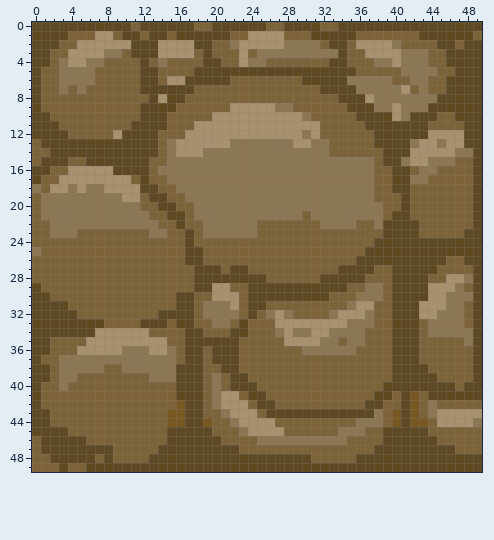
Pixel-art sprite, stored at assets/surfaces/hill.png. The picture above is the old version.
The file is 50x50 pixels.
Now the later version:
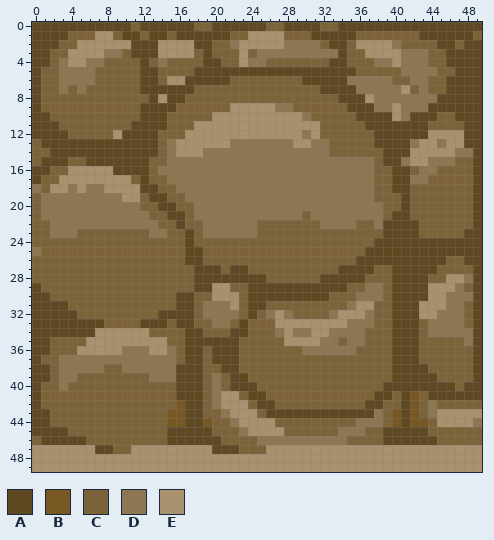
Palette (. is transparent): A #5e4923  B #775822  C #7d6339  D #8d7652  E #a8916d
The edit:
@@ x 0..49 @@
 46 CAAAAACCCCCCCCCAAAAAACCCCDDDDDDDDDDCCCCAAAAAACCCCC
-47 CAAAAAAAACCCCCAAAAAAAAACCCCCCCCCCCCCCCAAAAAAAAACCC
-48 CCAAAAACACCCCAAAAAAAAAAAAAAAAAACCCCCAAAAAAAAAAAAAA
-49 CCCACCAAAAAAAAAAAAAAAAAAAAAAAAAAAAAAAAAAAAAAAAAAAA
+47 EEEEEEEAACCEEEEEEEEEAAACCCEEEEEEEEEEEEEEEEEEEEEEEE
+48 EEEEEEEEEEEEEEEEEEEEEEEEEEEEEEEEEEEEEEEEEEEEEEEEEE
+49 EEEEEEEEEEEEEEEEEEEEEEEEEEEEEEEEEEEEEEEEEEEEEEEEEE
Boxes around the changes in both pictures, in picture pixels (x1, y1, x2, y2):
changed: (32, 445, 482, 472)
